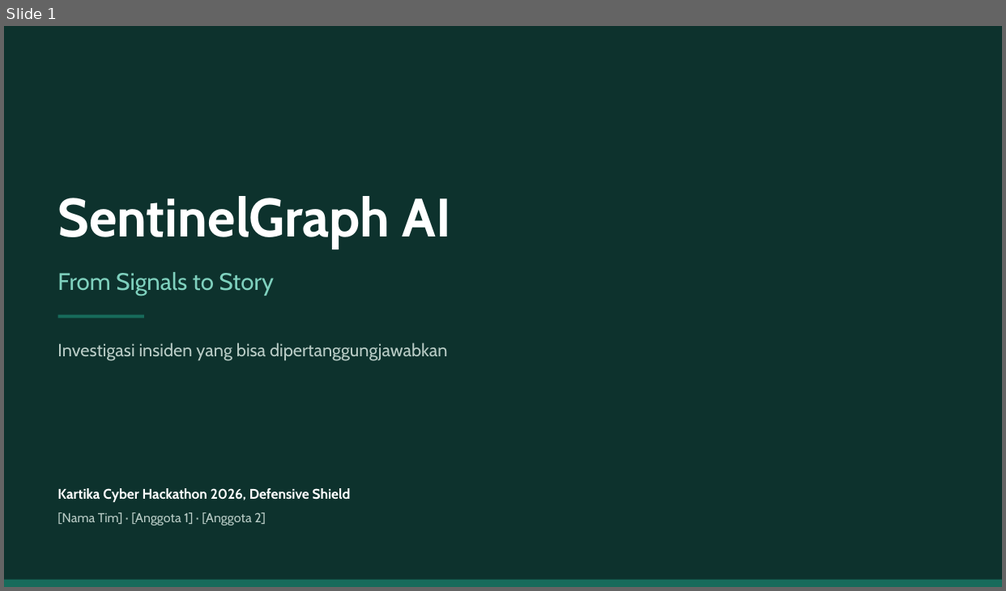
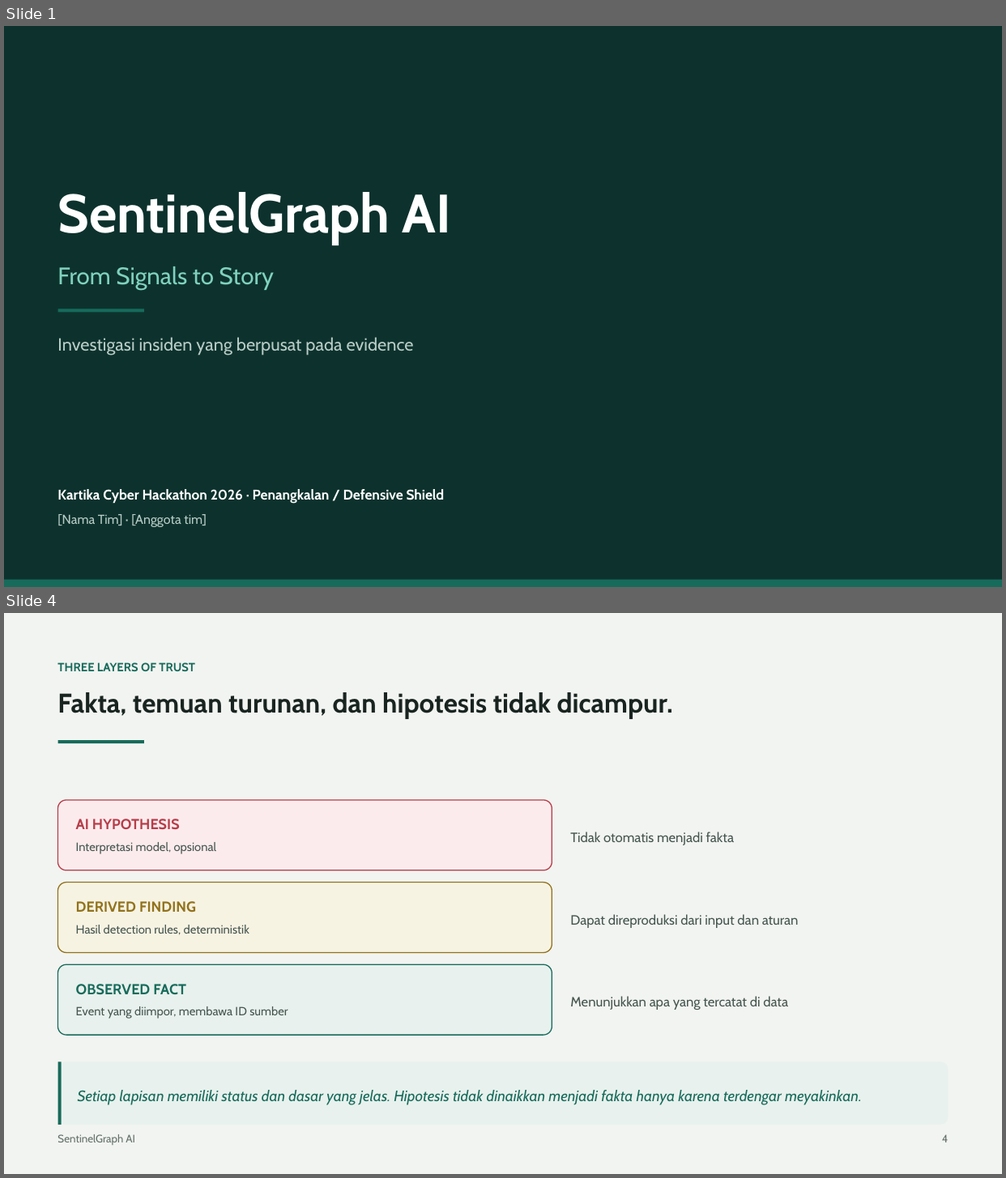
Before and after one commit to jackkd414-source/sentinel-graph-ai, a slide deck: docs/presentation/SentinelGraph-AI-slides.pptx. Shown one above the other, each under a label of ours: slide 1 before the commit, slides 1 and 4 after it; the slides between them are not shown. The pictures are 1006x591 and 1006x1178 pixels, drawn with LibreOffice and Linux fonts; fonts in the diff are those of the drawing. Boxes give left, top, right and bottom in pixels: in the first picture for what was removed or moved away, otherwise in the second. Text is boxed around its words. In the diff, an @@ line names an element or a change of style, - is before the commit and + after.

```diff
--- a/docs/presentation/SentinelGraph-AI-slides.pptx
+++ b/docs/presentation/SentinelGraph-AI-slides.pptx
@@ slide 4 added at (x1=4, y1=613, x2=1002, y2=1174), background #FFFFFF @@
@@ rectangle added at (x1=4, y1=613, x2=1002, y2=1174), fill #F2F4F1 @@
@@ text added at (x1=57, y1=662, x2=195, y2=671), 11.5 pt, text #176B5B, bold @@
+THREE LAYERS OF TRUST
@@ text added at (x1=57, y1=692, x2=673, y2=719), 26 pt, text #192421, bold @@
+Fakta, temuan turunan, dan hipotesis tidak dicampur.
@@ rectangle added at (x1=58, y1=740, x2=144, y2=743), fill #176B5B @@
@@ rounded rectangle added at (x1=58, y1=800, x2=552, y2=871), fill #FCEBED, outline #B63D49 1 pt @@
@@ text added at (x1=76, y1=819, x2=217, y2=854), 11.5 pt, text #465650 @@
+AI HYPOTHESIS
+Interpretasi model, opsional
@@ text added at (x1=570, y1=832, x2=735, y2=845), 13 pt, text #465650 @@
+Tidak otomatis menjadi fakta
@@ rounded rectangle added at (x1=58, y1=883, x2=552, y2=953), fill #F7F3E3, outline #92721B 1 pt @@
@@ text added at (x1=76, y1=901, x2=249, y2=935), 11.5 pt, text #465650 @@
+DERIVED FINDING
+Hasil detection rules, deterministik
@@ text added at (x1=570, y1=914, x2=799, y2=928), 13 pt, text #465650 @@
+Dapat direproduksi dari input dan aturan
@@ rounded rectangle added at (x1=58, y1=965, x2=552, y2=1035), fill #E8F1ED, outline #176B5B 1 pt @@
@@ text added at (x1=76, y1=984, x2=288, y2=1019), 11.5 pt, text #465650 @@
+OBSERVED FACT
+Event yang diimpor, membawa ID sumber
@@ text added at (x1=570, y1=996, x2=788, y2=1010), 13 pt, text #465650 @@
+Menunjukkan apa yang tercatat di data
@@ rounded rectangle added at (x1=58, y1=1063, x2=948, y2=1125), fill #E8F1ED @@
@@ rectangle added at (x1=58, y1=1063, x2=61, y2=1125), fill #176B5B @@
@@ text added at (x1=78, y1=1090, x2=862, y2=1105), 14.5 pt, text #176B5B, italic @@
+Setiap lapisan memiliki status dan dasar yang jelas. Hipotesis tidak dinaikkan menjadi fakta hanya karena terdengar meyakinkan.
@@ text added at (x1=57, y1=1135, x2=135, y2=1145), 10.5 pt, text #65726D @@
+SentinelGraph AI
@@ text added at (x1=942, y1=1135, x2=948, y2=1143), 10.5 pt, text #65726D @@
+4
@@ slide 1 changed as well @@
@@ text "SentinelGraph AI" moved from (x1=57, y1=196, x2=452, y2=249) to (x1=57, y1=192, x2=452, y2=245) @@
@@ text "From Signals to Story" moved from (x1=57, y1=272, x2=274, y2=296) to (x1=57, y1=267, x2=274, y2=290) @@
@@ rectangle moved from (x1=58, y1=315, x2=144, y2=318) to (x1=58, y1=309, x2=144, y2=312) @@
@@ text at (x1=57, y1=337, x2=414, y2=356): text changed @@
-Investigasi insiden yang bisa dipertanggungjawabkan
+Investigasi insiden yang berpusat pada evidence
@@ text at (x1=57, y1=489, x2=445, y2=527): text changed @@
-Kartika Cyber Hackathon 2026, Defensive Shield
-[Nama Tim] · [Anggota 1] · [Anggota 2]
+Kartika Cyber Hackathon 2026 · Penangkalan / Defensive Shield
+[Nama Tim] · [Anggota tim]
```
Also in this commit, not shown: 5 other slides changed, 3 other slides added, 4 slides removed, 2 other files.
